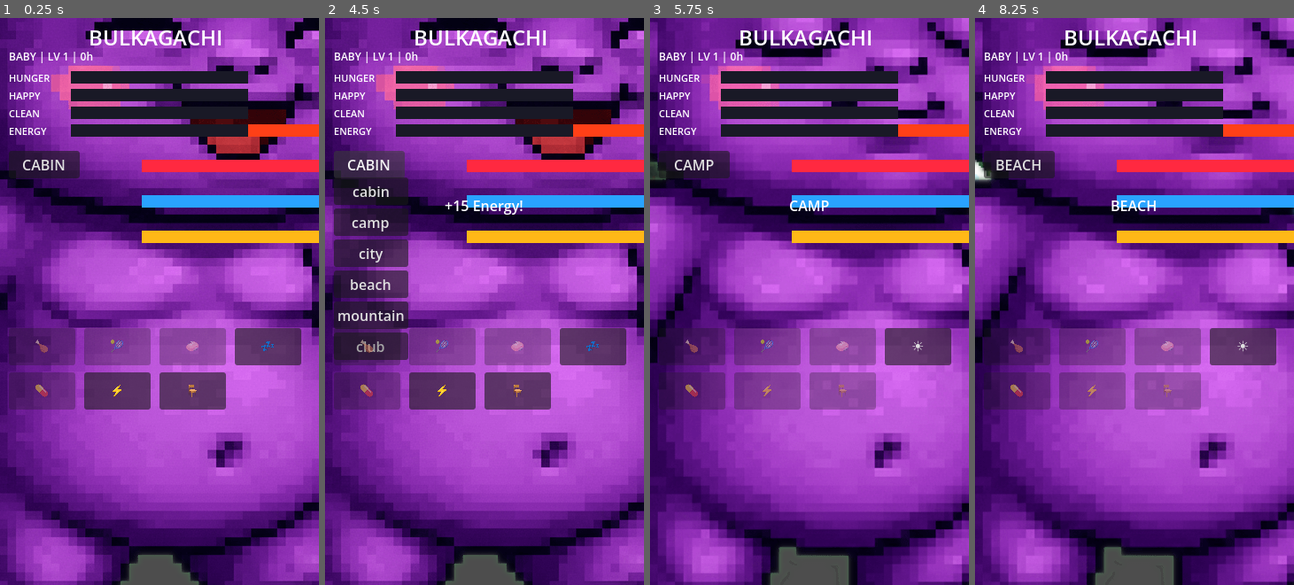
Above: before the commit, frames 1-4 (left to right).
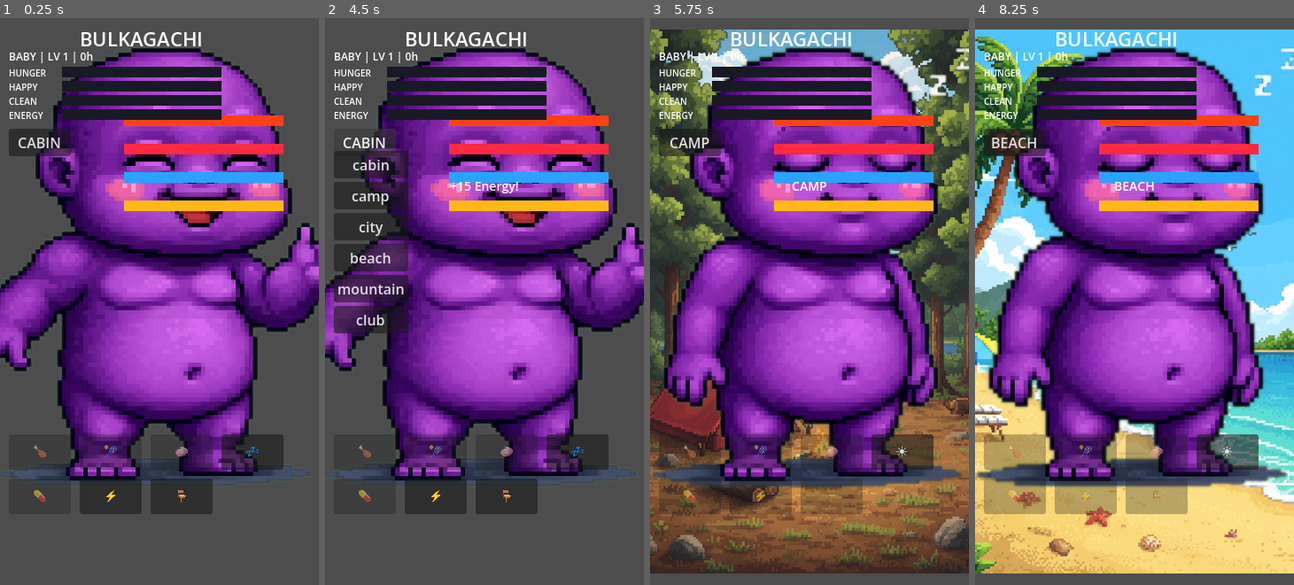
Above: after the commit, the same moments.

Repository: pasekaalex/bulkagachi-godot
Game: Godot game, scene res://main.tscn
Same seed, same stepped clock (60 frames per second), same inputs: the game is played once before the commit and once after it.
Inputs:
- Up to frame 1 (0.25 s): no input
- Up to frame 2 (4.5 s): click "CABIN" at 0.5 s; click "cabin" at 1.25 s; click "💤" at 2 s; click "⚡" at 2.75 s; click "🪑" at 3.5 s; click "CABIN" at 4.25 s
- Up to frame 3 (5.75 s): click "camp" at 5 s
- Up to frame 4 (8.25 s): click "CAMP" at 5.75 s; click "city" at 6.5 s; click "CITY" at 7.25 s; click "beach" at 8 s

The runs differ from the first frame. In frame 1, 89% of the frame differs, in the area x 0-100%, y 0-100%; in frame 2, 88%; in frame 3, 90%; in frame 4, 90%.

Commit message:
Fix positions and scale

Diff:
--- a/game.gd
+++ b/game.gd
@@ -7,7 +7,7 @@
 var energy = 100.0
 var level = 1
 var age_hours = 0
-var current_stage = 1  # 0=egg, 1=baby, 2=teen, 3=adult, 4=elder
+var current_stage = 1
 var is_sleeping = false
 var is_sick = false
 var is_ghost = false
@@ -47,22 +47,23 @@
 	_save()
 
 func _build_ui():
-	# Background
+	# Background - cover entire screen
 	bg_sprite = Sprite2D.new()
-	bg_sprite.position = Vector2(180, 250)
-	bg_sprite.scale = Vector2(0.5, 0.5)
+	bg_sprite.position = Vector2(180, 320)
+	bg_sprite.scale = Vector2(0.6, 0.6)
 	add_child(bg_sprite)
 
-	# Pet
+	# Pet - smaller, centered
 	pet_sprite = Sprite2D.new()
-	pet_sprite.position = Vector2(180, 250)
+	pet_sprite.position = Vector2(180, 280)
+	pet_sprite.scale = Vector2(0.5, 0.5)
 	add_child(pet_sprite)
 
 	# Title
 	var title = Label.new()
 	title.text = "BULKAGACHI"
-	title.position = Vector2(100, 5)
-	title.add_theme_font_size_override("font_size", 24)
+	title.position = Vector2(90, 8)
+	title.add_theme_font_size_override("font_size", 22)
 	add_child(title)
 
 	# Info
@@ -72,87 +73,87 @@
 	info.name = "info"
 	add_child(info)
 
-	# Stats
-	var stats_y = 60
+	# Stats - moved down
+	var stats_y = 55
 	var stat_names = ["HUNGER", "HAPPY", "CLEAN", "ENERGY"]
 	var stat_colors = [Color(1, 0.5, 0.3), Color(1, 0.4, 0.5), Color(0.4, 0.8, 1), Color(1, 0.85, 0.3)]
 	for i in range(4):
 		var lbl = Label.new()
 		lbl.text = stat_names[i]
 		lbl.position = Vector2(10, stats_y)
-		lbl.add_theme_font_size_override("font_size", 11)
+		lbl.add_theme_font_size_override("font_size", 10)
 		add_child(lbl)
 
 		var bar_bg = ColorRect.new()
 		bar_bg.color = Color(0.1, 0.1, 0.15)
-		bar_bg.position = Vector2(80, stats_y)
-		bar_bg.size = Vector2(200, 14)
+		bar_bg.position = Vector2(70, stats_y)
+		bar_bg.size = Vector2(180, 12)
 		add_child(bar_bg)
 
 		var bar_fill = ColorRect.new()
 		bar_fill.color = stat_colors[i]
-		bar_fill.position = Vector2(80, stats_y)
-		bar_fill.size = Vector2(200, 14)
+		bar_fill.position = Vector2(70, stats_y)
+		bar_fill.size = Vector2(180, 12)
 		bar_fill.name = "bar"
 		bar_bg.add_child(bar_fill)
 		stat_bars[stat_names[i].to_lower()] = bar_fill
 
-		stats_y += 20
+		stats_y += 16
 
 	# Location button
 	location_btn = Button.new()
 	location_btn.text = "CABIN"
-	location_btn.position = Vector2(10, 150)
-	location_btn.size = Vector2(80, 28)
+	location_btn.position = Vector2(10, 125)
+	location_btn.size = Vector2(70, 24)
 	location_btn.pressed.connect(_toggle_loc_menu)
 	add_child(location_btn)
 
 	# Evolve button
 	evolve_btn = Button.new()
 	evolve_btn.text = "EVOLVE"
-	evolve_btn.position = Vector2(250, 150)
-	evolve_btn.size = Vector2(80, 28)
+	evolve_btn.position = Vector2(260, 125)
+	evolve_btn.size = Vector2(70, 24)
 	evolve_btn.visible = false
 	evolve_btn.pressed.connect(_evolve)
 	add_child(evolve_btn)
 
 	# Location menu
 	location_menu = VBoxContainer.new()
-	location_menu.position = Vector2(10, 180)
+	location_menu.position = Vector2(10, 150)
 	location_menu.visible = false
 	add_child(location_menu)
 	for loc in ["cabin", "camp", "city", "beach", "mountain", "club"]:
 		var b = Button.new()
 		b.text = loc
-		b.size = Vector2(80, 24)
+		b.size = Vector2(70, 22)
 		b.pressed.connect(func(): _set_loc(loc))
 		location_menu.add_child(b)
 
-	# Action buttons
+	# Action buttons - bottom of screen
 	var actions = [
-		["FEED", "🍗", 10, 350],
-		["PLAY", "🎾", 95, 350],
-		["CLEAN", "🧼", 180, 350],
-		["SLEEP", "💤", 265, 350],
-		["MEDS", "💊", 10, 400],
-		["SCHMEG", "⚡", 95, 400],
-		["REST", "🪑", 180, 400],
+		["FEED", "🍗", 10, 470],
+		["PLAY", "🎾", 90, 470],
+		["CLEAN", "🧼", 170, 470],
+		["SLEEP", "💤", 250, 470],
+		["MEDS", "💊", 10, 520],
+		["SCHMEG", "⚡", 90, 520],
+		["REST", "🪑", 170, 520],
 	]
 	for a in actions:
 		var btn = Button.new()
 		btn.text = a[1]
 		btn.position = Vector2(a[2], a[3])
-		btn.size = Vector2(75, 42)
+		btn.size = Vector2(70, 40)
 		btn.pressed.connect(_action.bind(a[0]))
 		add_child(btn)
 		action_btns[a[0]] = btn
 
-	# Message
+	# Message - above pet
 	msg_label = Label.new()
-	msg_label.position = Vector2(60, 200)
-	msg_label.size = Vector2(240, 30)
+	msg_label.position = Vector2(60, 180)
+	msg_label.size = Vector2(240, 25)
 	msg_label.horizontal_alignment = HORIZONTAL_ALIGNMENT_CENTER
-	msg_label.add_theme_font_size_override("font_size", 16)
+	msg_label.add_theme_font_size_override("font_size", 14)
 	add_child(msg_label)
 
 func _action(act):
@@ -293,7 +294,6 @@
 
 	# Pet
 	var stage_names = ["egg", "baby", "teen-good", "bulk", "elder"]
-	var moods = ["happy", "sad", "hungry", "sick", "sleep", "ghost", "tired"]
 	var mood = "happy"
 	if is_ghost: mood = "ghost"
 	elif is_sick: mood = "sick"
@@ -311,7 +311,7 @@
 	var i = 0
 	for k in stats:
 		var v = stats[k]
-		stat_bars[k].size.x = max(1, 200 * v / 100)
+		stat_bars[k].size.x = max(1, 180 * v / 100)
 		stat_bars[k].modulate = Color.RED if v < 30 else colors[i]
 		i += 1
 
